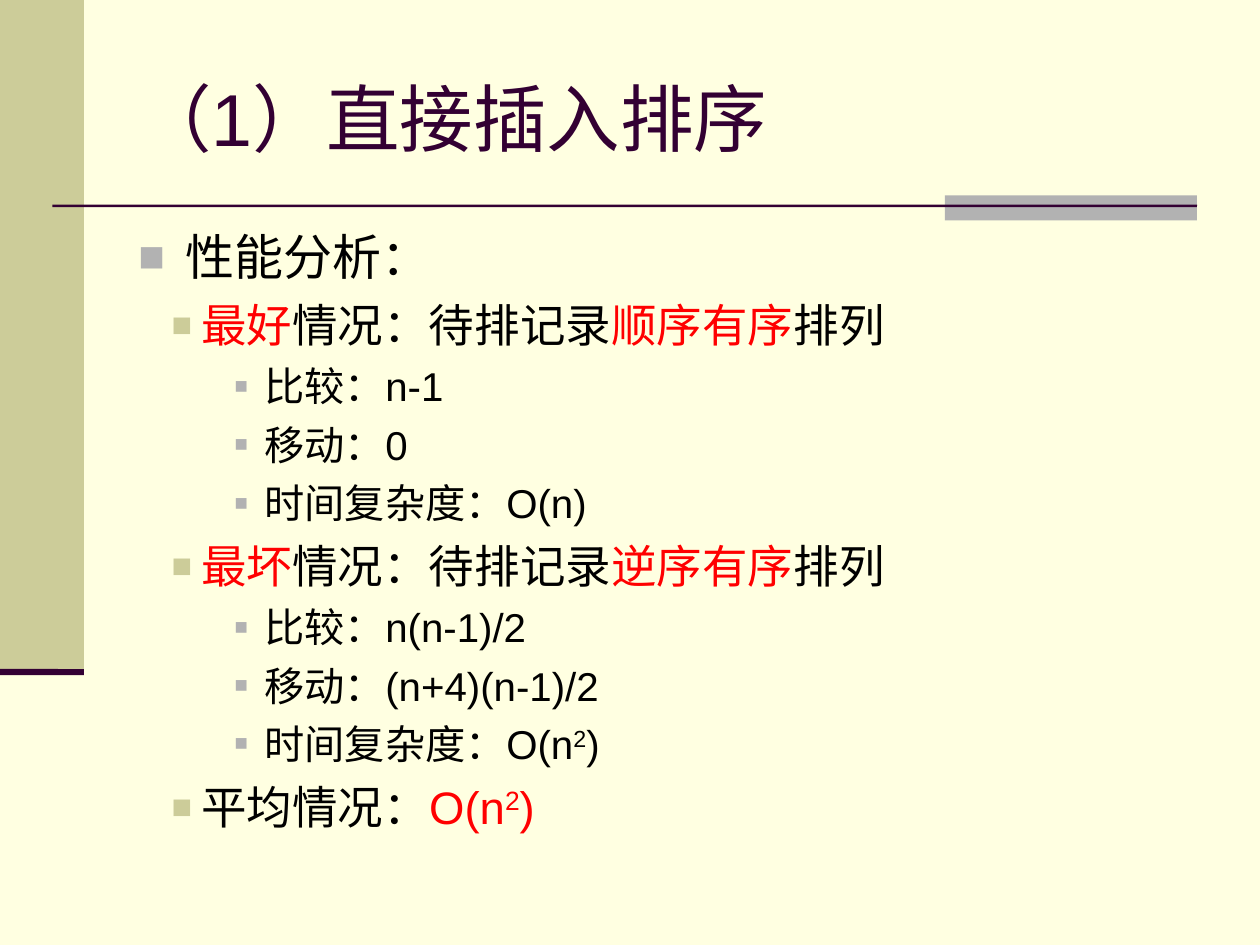
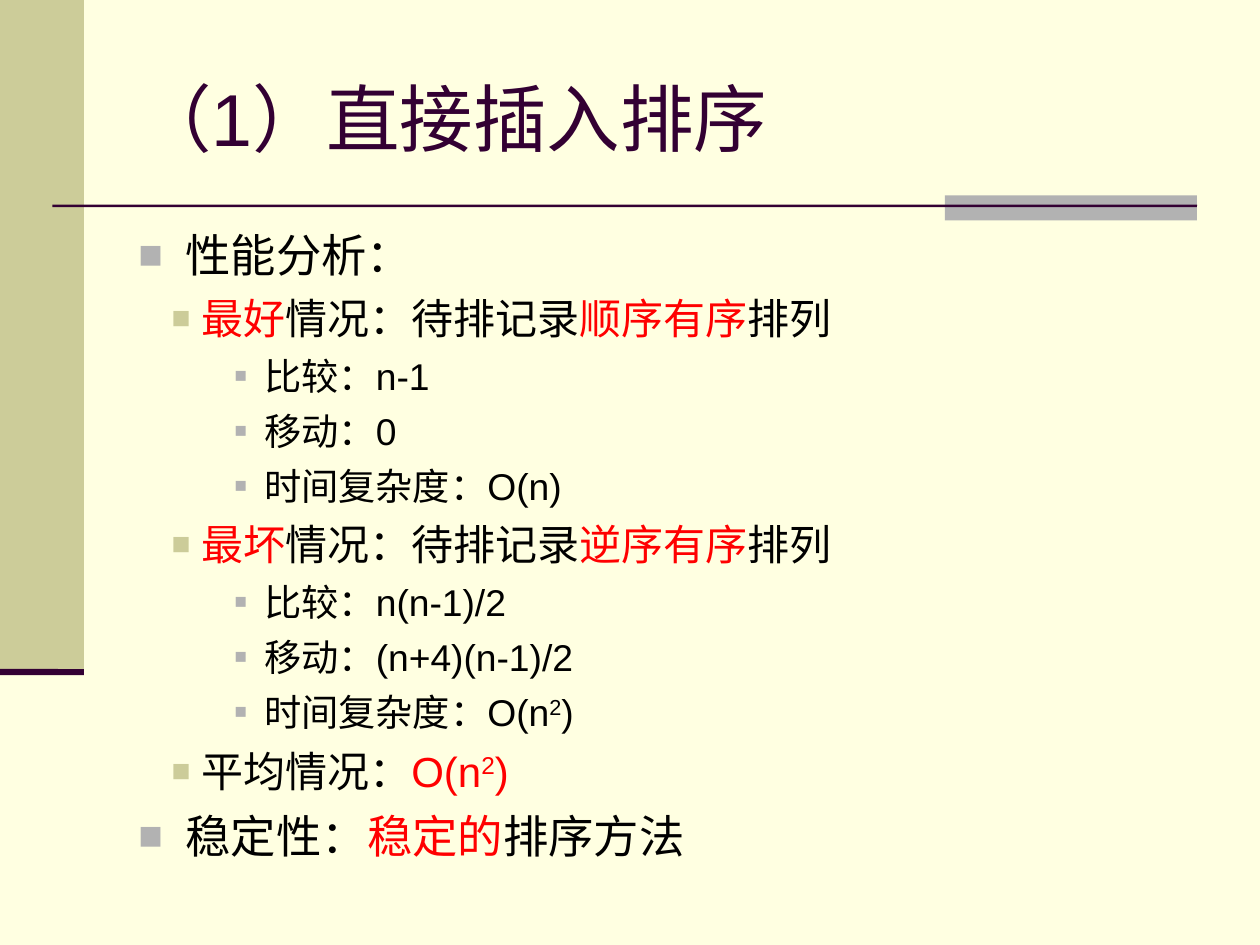
Before and after one commit to zhuangbo/ds-cpp, a slide deck: slide 9 of slides/PPT/ds10.1-3.ppt. Drawn at 1260x945 pixels with LibreOffice and Linux fonts; fonts in the diff are those of the drawing. Boxes give left, top, right and bottom in pixels: in the first picture for what was removed or moved away, otherwise in the second. Text is boxed around its words. In the diff, an @@ line names an element or a change of style, - is before the commit and + after.

```diff
--- a/slides/PPT/ds10.1-3.ppt
+++ b/slides/PPT/ds10.1-3.ppt
@@ text at bbox=[186, 234, 831, 796]: size 28 to 25.9 pt in "性能分析："; size 26 to 24.1 pt in "最好情况：待排记录顺序有序排列", "最坏情况：待排记录逆序有序排列", "平均情况：O(n2)"; size 23 to 21.3 pt in "比较：n-1", "移动：0", "时间复杂度：O(n)", "比较：n(n-1)/2" and 2 more places @@
@@ text at bbox=[186, 814, 685, 857]: paragraph added @@
+■ 稳定性：稳定的排序方法
```
Also in this commit, not shown: 4 other slides changed, 3 other files.
